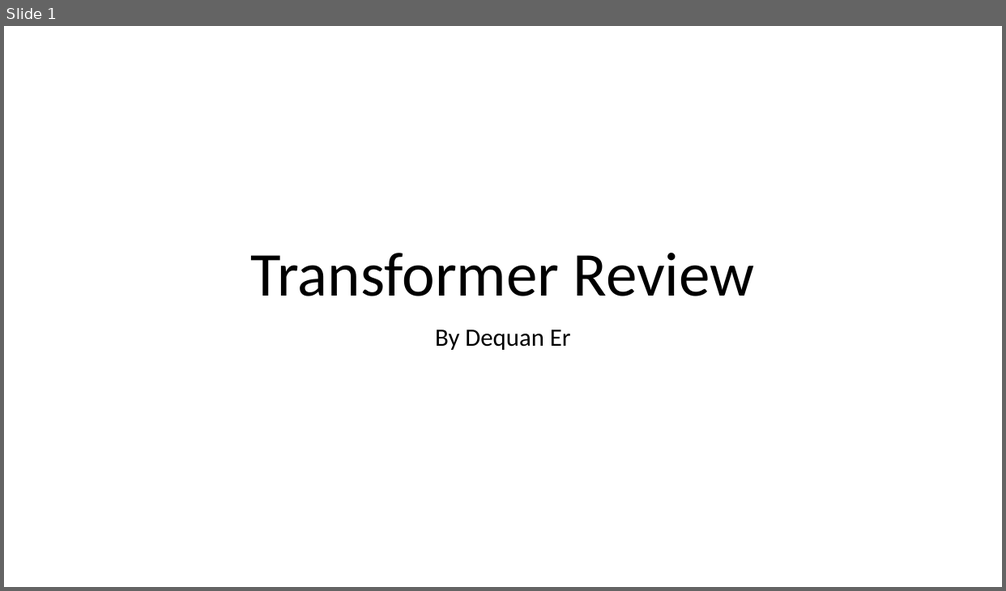
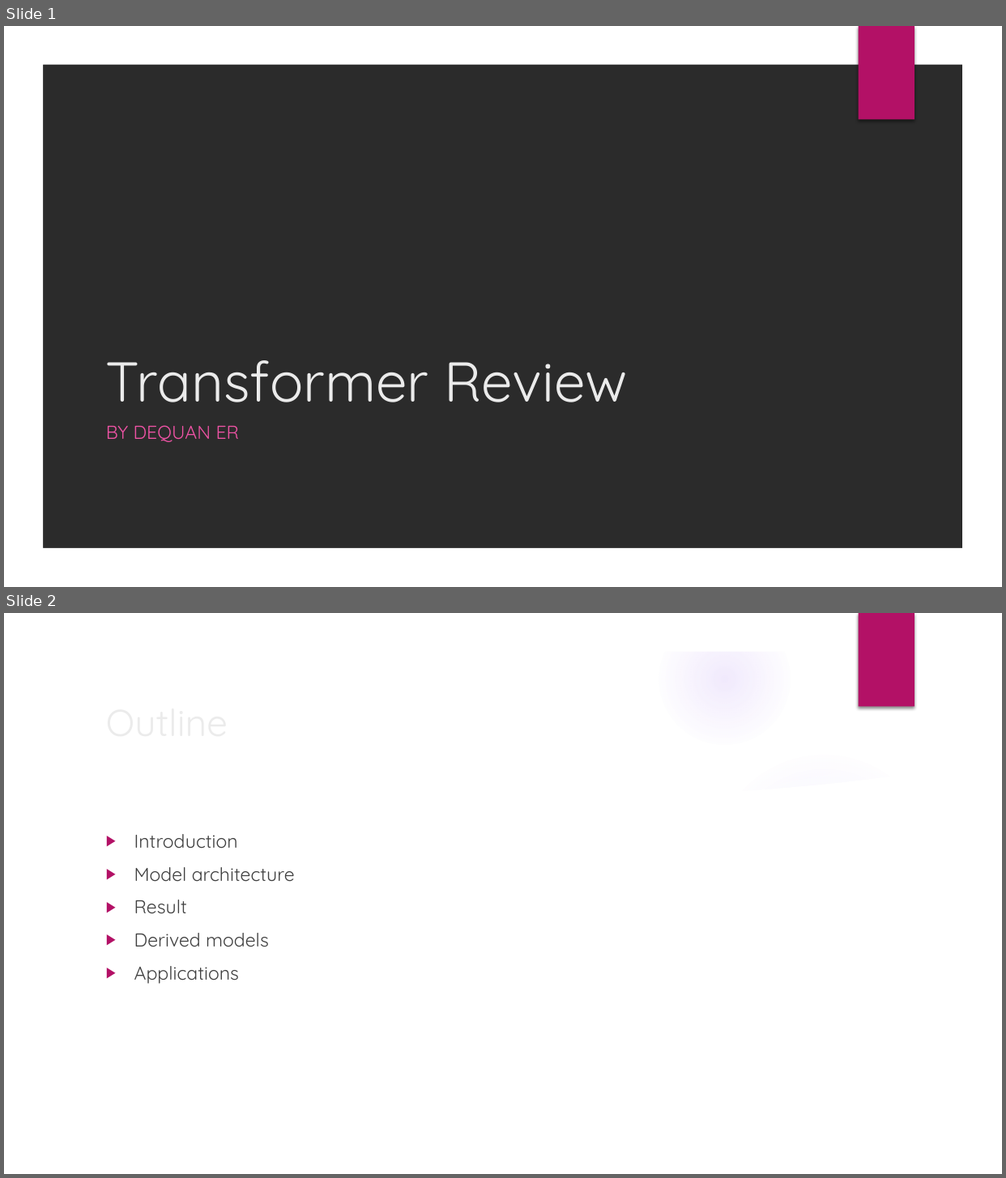
Before and after one commit to erdeq-upenn/code_public, a slide deck: slides/Transformer Review.pptx. Shown one above the other, each under a label of ours: slide 1 before the commit, slides 1 and 2 after it. The pictures are 1006x591 and 1006x1178 pixels, drawn with LibreOffice and Linux fonts; fonts in the diff are those of the drawing; background and template pictures are left out; a plain dark background stands for a picture behind light text. Boxes give left, top, right and bottom in pixels: in the first picture for what was removed or moved away, otherwise in the second. Text is boxed around its words. In the diff, an @@ line names an element or a change of style, - is before the commit and + after.

```diff
--- a/slides/Transformer Review.pptx
+++ b/slides/Transformer Review.pptx
@@ slide 2 added at <box>4,613,1002,1174</box>, background picture (left out); not listed: 2 template elements that a slide beside it also shows @@
@@ title added at <box>98,692,816,750</box>, 36 pt, text #EBEBEB @@
+Outline
@@ group added at <box>4,614,971,1174</box>: 5 ellipses, 2 freeform shapes @@
@@ text added at <box>134,834,295,984</box>, 18 pt, text #404040 @@
+▶ Introduction
+▶ Model architecture
+▶ Result
+▶ Derived models
+▶ Applications
@@ slide 1 changed as well @@
@@ background #FFFFFF to picture (left out) @@
@@ freeform shape added at <box>4,26,1002,587</box>, fill #FFFFFF @@
@@ rectangle added at <box>859,26,914,120</box>, fill #B31166 @@
@@ title "Transformer Review": place and size @@
-title "Transformer Review" at <box>251,253,755,297</box>
+title "Transformer Review" at <box>106,361,627,403</box>
@@ title "Transformer Review" at <box>106,361,627,403</box>: size 60 to 54 pt, font Calibri to Quicksand, text colour #000000 to #EBEBEB; alignment centre to left; line spacing 0.9 to 1 @@
@@ subtitle at <box>106,425,240,442</box>: text changed; size 24 to 18 pt; font Calibri to Quicksand; text colour #000000 to #EF53A5 @@
-By Dequan Er
+BY DEQUAN ER
```
Also in this commit, not shown: 4 other slides changed, 7 other slides added, 2 slides removed, 2 other files.
